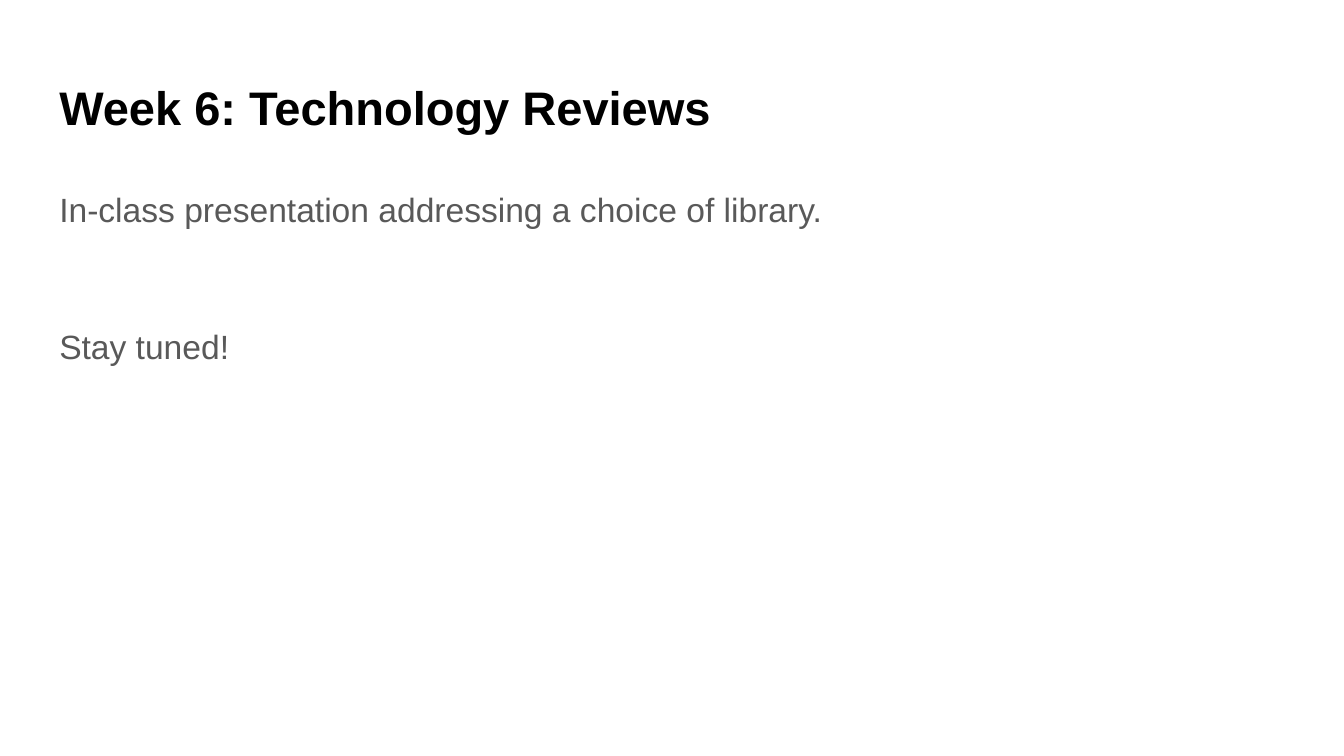
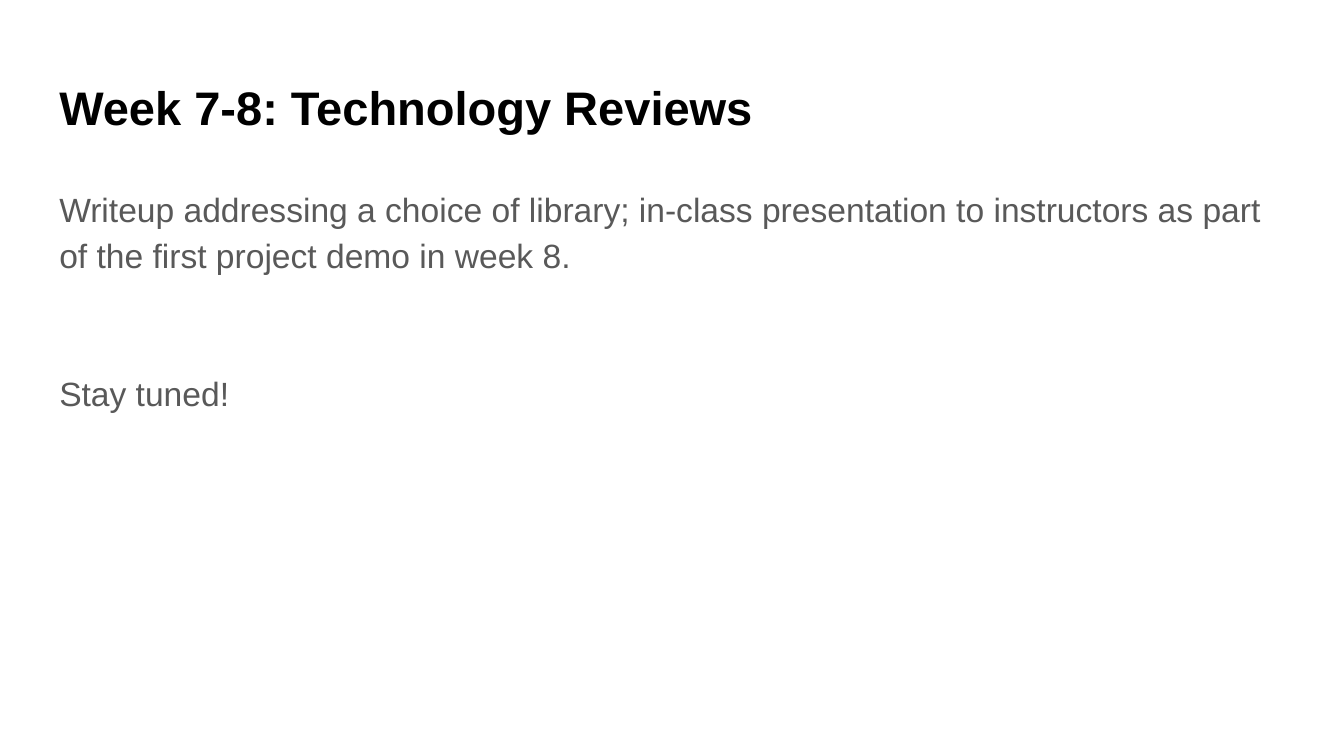
Before and after one commit to UWDATA515/lecture-materials, a slide deck: slide 14 of 03/DATA515_03_Project.pptx (slide 13 before the commit). Drawn at 1344x756 pixels with LibreOffice and Linux fonts; fonts in the diff are those of the drawing; background and template pictures are left out. Boxes give left, top, right and bottom in pixels: in the first picture for what was removed or moved away, otherwise in the second. Text is boxed around its words. In the diff, an @@ line names an element or a change of style, - is before the commit and + after.

```diff
--- a/03/DATA515_03_Project.pptx
+++ b/03/DATA515_03_Project.pptx
@@ title at box(59, 91, 752, 134): text changed @@
-Week 6: Technology Reviews
+Week 7-8: Technology Reviews
@@ text at box(59, 197, 1261, 274): text changed @@
-In-class presentation addressing a choice of library.
+Writeup addressing a choice of library; in-class presentation to instructors as part of the first project demo in week 8.
```
Also in this commit, not shown: 9 other slides changed, 2 slides added, 5 other files.
